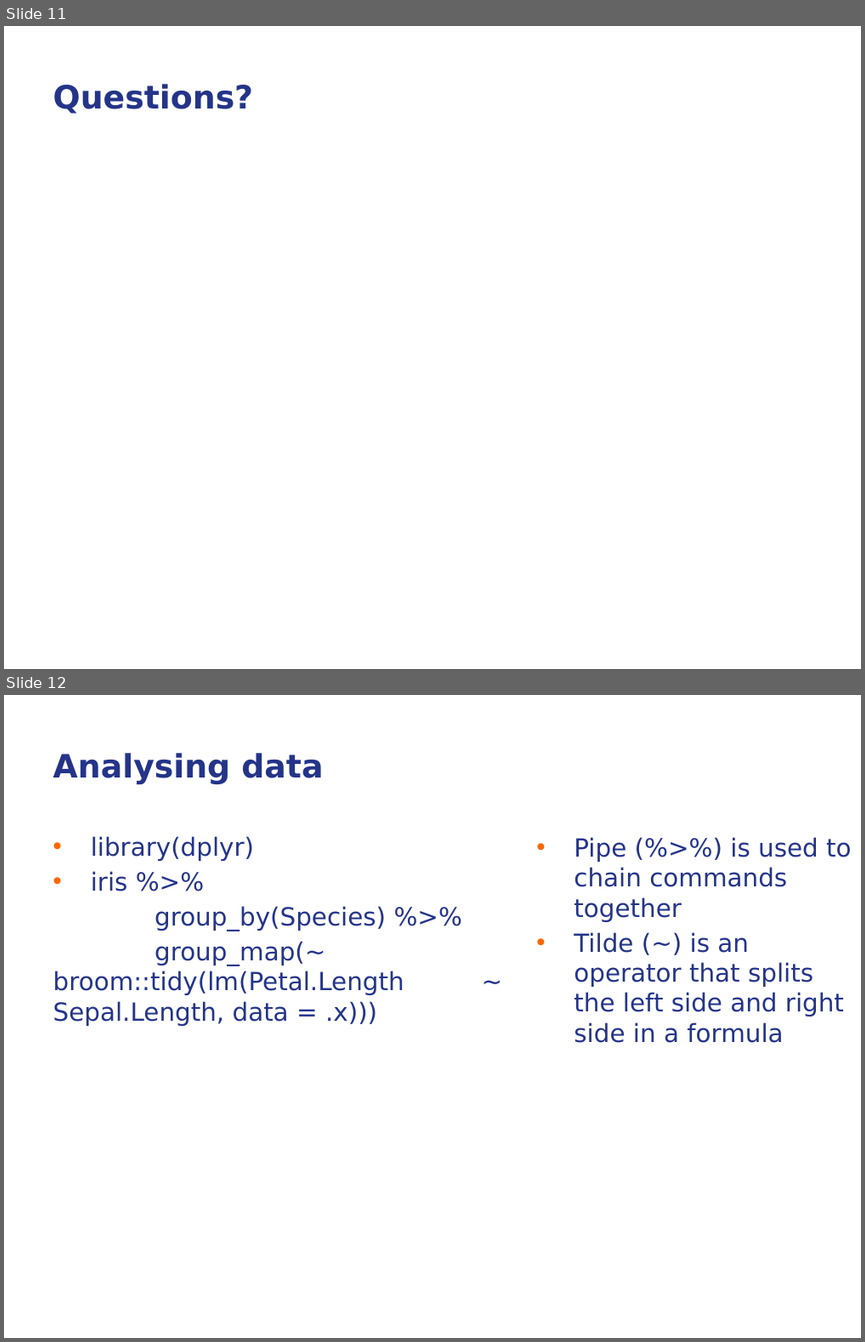
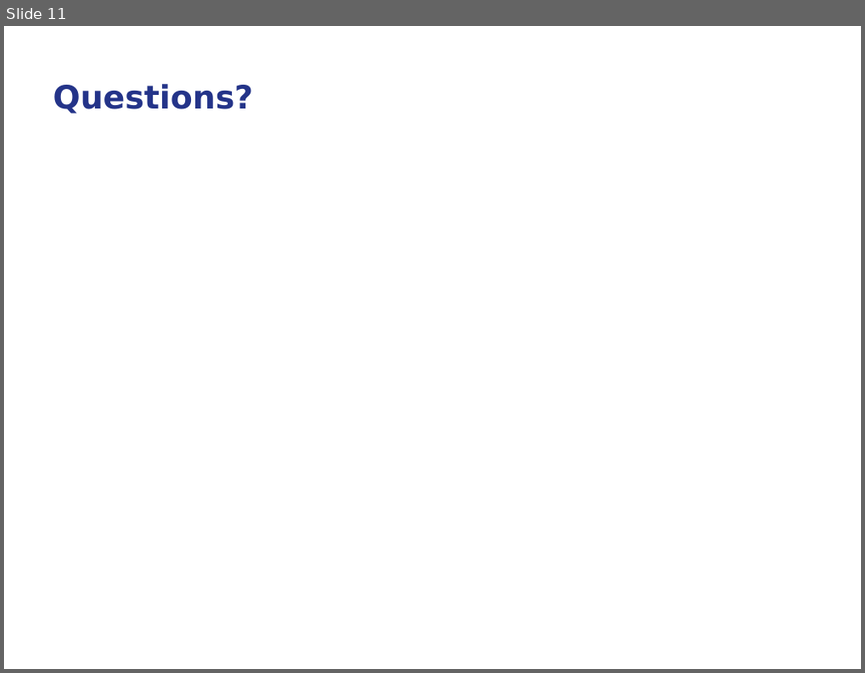
Before and after one commit to markocherrie/Rtidyverse_tutorial, a slide deck: presentation/Rtidyversetutorial.pptx. Shown one above the other, each under a label of ours: slides 11 and 12 before the commit, slide 11 after it. The pictures are 865x1342 and 865x673 pixels, drawn with LibreOffice and Linux fonts; fonts in the diff are those of the drawing; background and template pictures are left out. Boxes give left, top, right and bottom in pixels: in the first picture for what was removed or moved away, otherwise in the second. Text is boxed around its words. In the diff, an @@ line names an element or a change of style, - is before the commit and + after.

```diff
--- a/presentation/Rtidyversetutorial.pptx
+++ b/presentation/Rtidyversetutorial.pptx
@@ slide 12 removed at [4,695,861,1338], background picture (left out) @@
@@ title removed at [53,753,323,784] @@
-Analysing data
@@ text removed at [53,836,404,1026] @@
-• library(dplyr)
-• iris %>%
-group_by(Species) %>%
-group_map(~ broom::tidy(lm(Petal.Length ~ Sepal.Length, data = .x)))
@@ text removed at [574,837,851,1043] @@
-• Pipe (%>%) is used to chain commands together
-• Tilde (~) is an operator that splits the left side and right side in a formula
```
Also in this commit, not shown: 1 slide added, 1 other slide removed.
